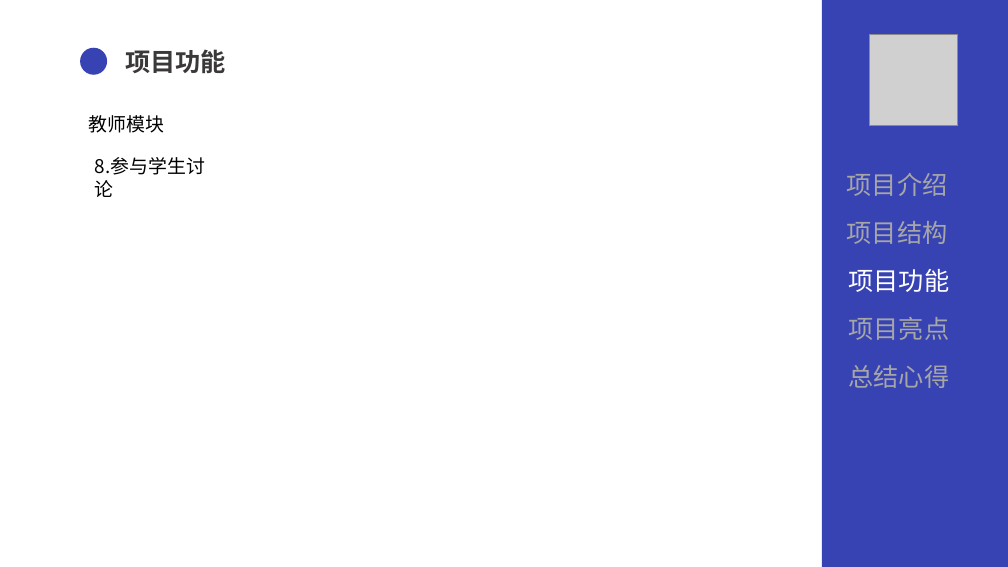
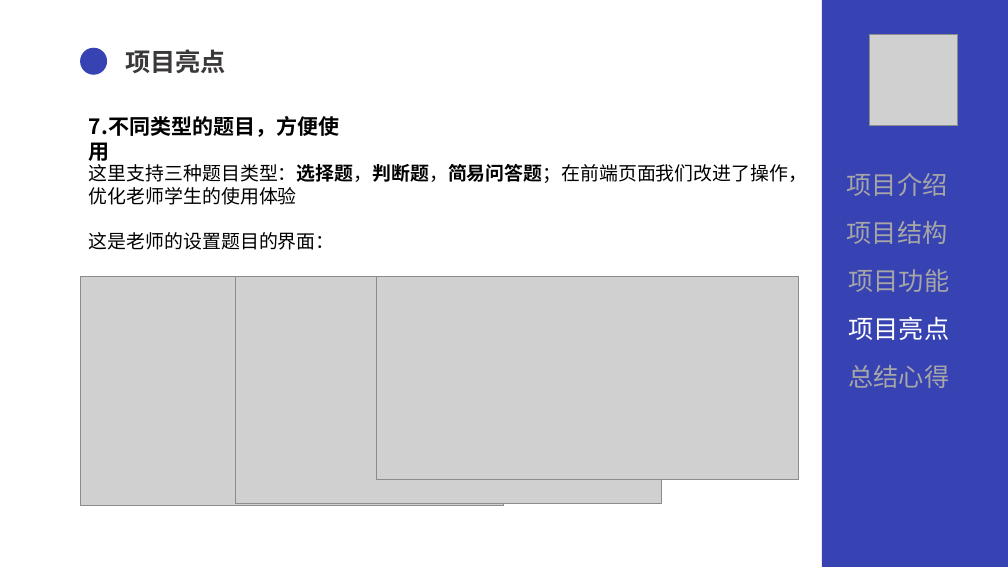
Before and after one commit to SUYYYUS/QGfinal, a slide deck: slide 24 of 文档/QG汇报陈术裕.pptx (slide 13 before the commit). Drawn at 1008x567 pixels with LibreOffice and Linux fonts; fonts in the diff are those of the drawing; grey boxes stand for pictures. Boxes give left, top, right and bottom in pixels: in the first picture for what was removed or moved away, otherwise in the second. Text is boxed around its words. In the diff, an @@ line names an element or a change of style, - is before the commit and + after.

```diff
--- a/文档/QG汇报陈术裕.pptx
+++ b/文档/QG汇报陈术裕.pptx
@@ text at [125,49,226,73]: text changed @@
-项目功能
+项目亮点
@@ text at [89,116,340,137]: text changed; size 18 to 20 pt; bold on @@
-教师模块
+7.不同类型的题目，方便使用
@@ text added at [89,164,807,250], 18 pt, text #000000 @@
+这里支持三种题目类型：选择题，判断题，简易问答题；在前端页面我们改进了操作，
+优化老师学生的使用体验
+这是老师的设置题目的界面：
@@ text removed at [95,157,205,197] @@
-8.参与学生讨论
@@ text "项目功能" at [849,269,950,292]: text colour #FFFFFF to #A6A6A6 @@
@@ picture added at [80,277,504,505] @@
@@ picture added at [235,277,662,504] @@
@@ picture added at [377,277,798,479] @@
@@ text "项目亮点" at [849,316,950,340]: text colour #A6A6A6 to #FFFFFF @@
```
Also in this commit, not shown: 23 other slides changed, 1 slide added, 2 slides removed, 1 other file.
